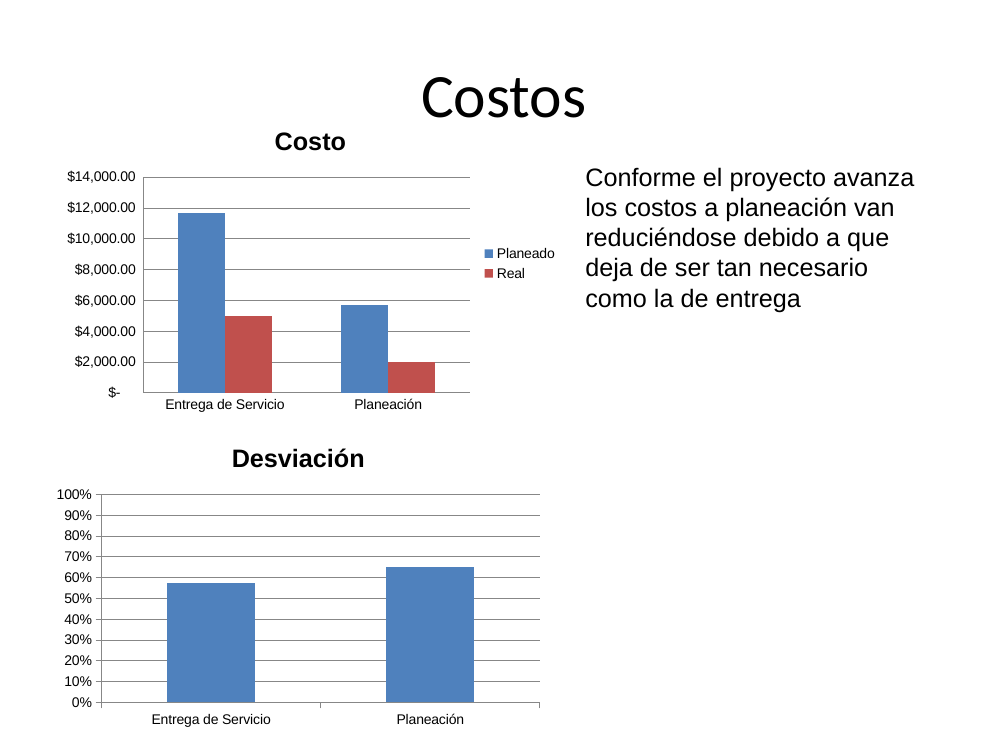
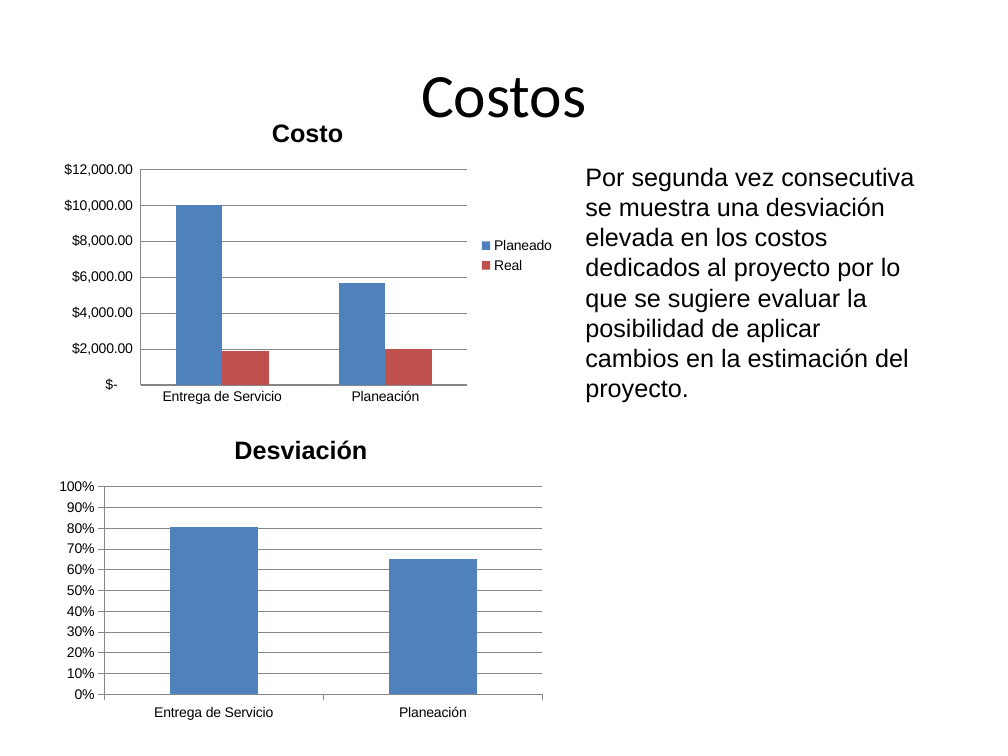
Before and after one commit to jovannyzepeda/qtp, a slide deck: slide 4 of qualtcom/Organizacional/Medicion y Monitoreo/Reporte Monitoreo-150430.pptx. Drawn at 1008x756 pixels with LibreOffice and Linux fonts; fonts in the diff are those of the drawing; background and template pictures are left out. Boxes give left, top, right and bottom in pixels: in the first picture for what was removed or moved away, otherwise in the second. Text is boxed around its words. In the diff, an @@ line names an element or a change of style, - is before the commit and + after.

```diff
--- a/qualtcom/Organizacional/Medicion y Monitoreo/Reporte Monitoreo-150430.pptx
+++ b/qualtcom/Organizacional/Medicion y Monitoreo/Reporte Monitoreo-150430.pptx
@@ column chart at (x1=50, y1=100, x2=564, y2=410) @@
@@ Planeado, Entrega de Servicio: 11700 to 10000 @@
@@ Real , Entrega de Servicio: 5000 to 1900 @@
@@ column chart moved from (x1=53, y1=108, x2=568, y2=418) to (x1=50, y1=100, x2=564, y2=410) @@
@@ text at (x1=585, y1=167, x2=914, y2=403): text changed @@
-Conforme el proyecto avanza los costos a planeación van reduciéndose debido a que deja de ser tan necesario como la de entrega
+Por segunda vez consecutiva se muestra una desviación elevada en los costos dedicados al proyecto por lo que se sugiere evaluar la posibilidad de aplicar cambios en la estimación del proyecto.
@@ column chart at (x1=49, y1=417, x2=552, y2=726) @@
@@ Desviación, Entrega de Servicio: 0.57 to 0.81 @@
@@ column chart moved from (x1=46, y1=425, x2=549, y2=734) to (x1=49, y1=417, x2=552, y2=726) @@
```
Also in this commit, not shown: 4 other slides changed, 1 slide added.
